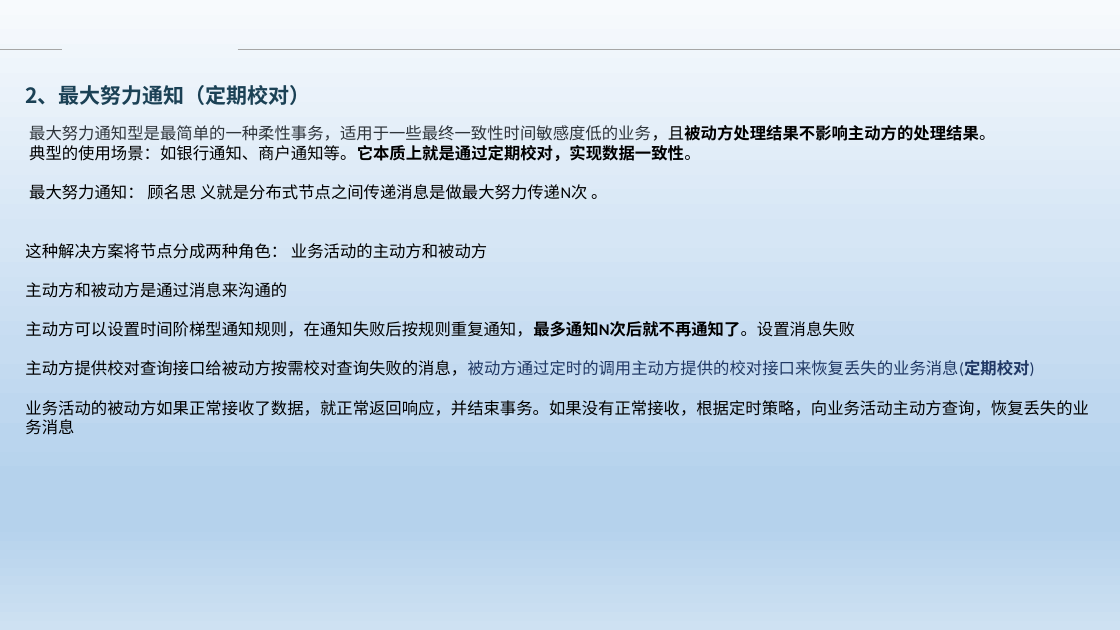
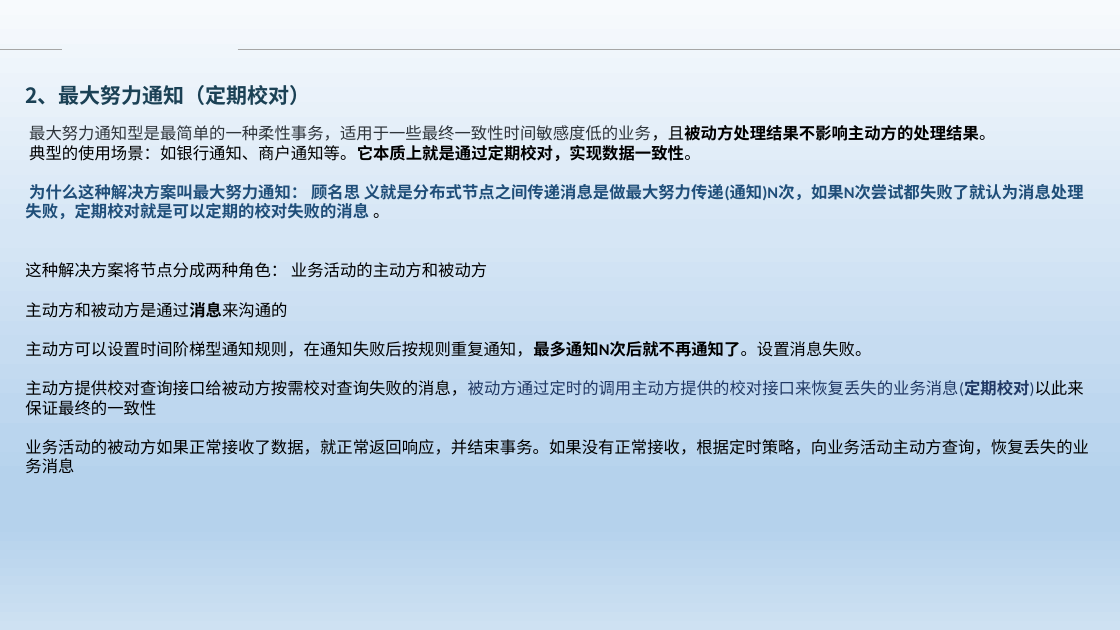
Before and after one commit to Heffie199/zhao_Note, a slide deck: slide 10 of 分布式事务的解决方案 .pptx. Drawn at 1120x630 pixels with LibreOffice and Linux fonts; fonts in the diff are those of the drawing; background and template pictures are left out. Boxes give left, top, right and bottom in pixels: in the first picture for what was removed or moved away, otherwise in the second. Text is boxed around its words. In the diff, an @@ line names an element or a change of style, - is before the commit and + after.

```diff
--- a/分布式事务的解决方案 .pptx
+++ b/分布式事务的解决方案 .pptx
@@ text at (25,184,1084,219): text changed; text colour #000000 to #1F4E79; bold on @@
-最大努力通知： 顾名思 义就是分布式节点之间传递消息是做最大努力传递N次 。
+为什么这种解决方案叫最大努力通知： 顾名思 义就是分布式节点之间传递消息是做最大努力传递(通知)N次，如果N次尝试都失败了就认为消息处理失败，定期校对就是可以定期的校对失败的消息 。
@@ text at (25,302,287,318): bold on in "主动方和被动方是通过消息来沟通的" @@
@@ text at (25,341,1083,416): text changed @@
-主动方可以设置时间阶梯型通知规则，在通知失败后按规则重复通知，最多通知N次后就不再通知了。设置消息失败
-主动方提供校对查询接口给被动方按需校对查询失败的消息，被动方通过定时的调用主动方提供的校对接口来恢复丢失的业务消息(定期校对)
+主动方可以设置时间阶梯型通知规则，在通知失败后按规则重复通知，最多通知N次后就不再通知了。设置消息失败。
+主动方提供校对查询接口给被动方按需校对查询失败的消息，被动方通过定时的调用主动方提供的校对接口来恢复丢失的业务消息(定期校对)以此来
+保证最终的一致性
```
Also in this commit, not shown: 11 other slides changed, 1 slide removed.
